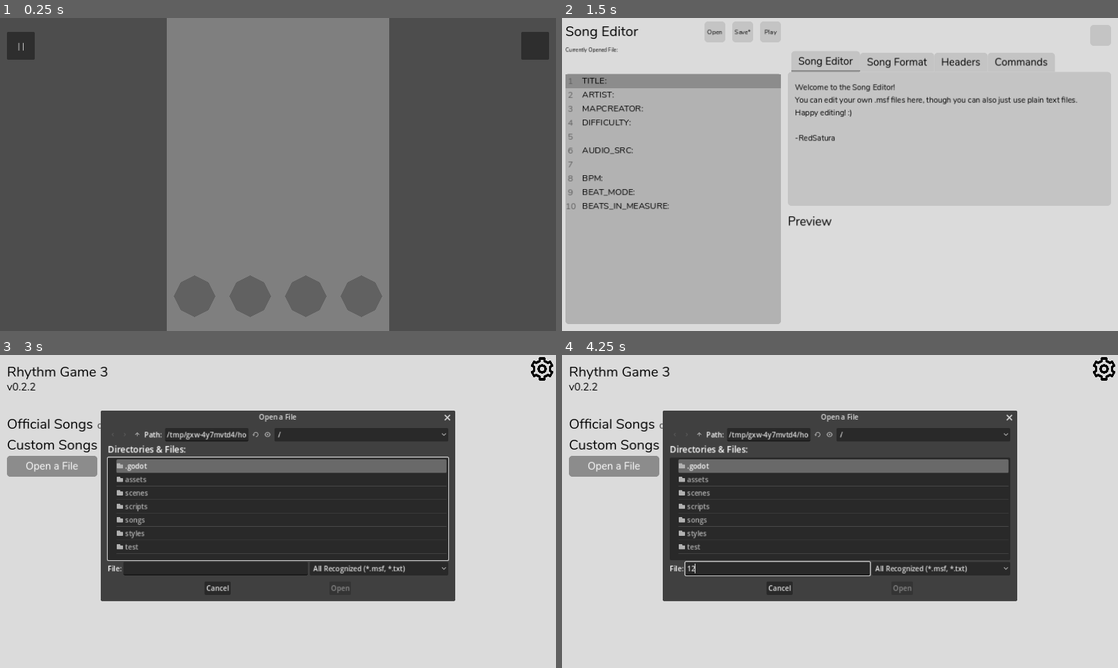
Above: before the commit, frames 1-4 (two rows, left to right).
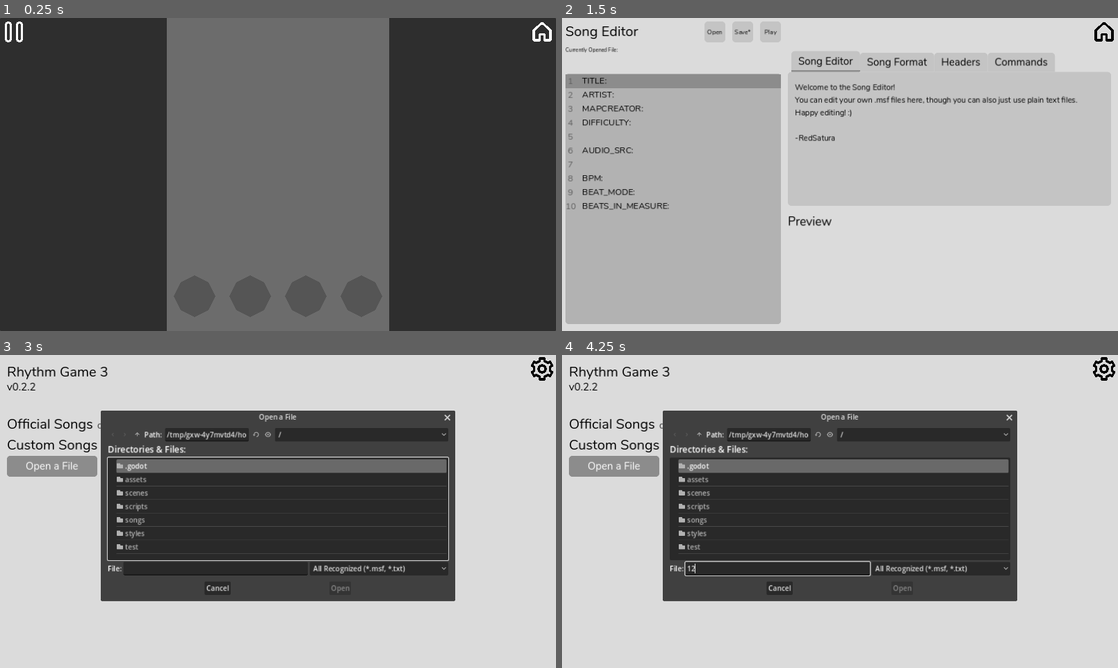
Above: after the commit, the same moments.

Repository: RedSatura/rhythm-game-3
Game: Godot game, scene res://scenes/stage/stage.tscn
The game is run twice, just before and just after one commit, with the same random seed, the same clock (stepped at 60 frames per second) and the same inputs. This scene is started directly instead of the project's main scene.
Inputs (mouse positions are in pixels of both pictures, inside the frame that each line leads up to; where the layout moved, square brackets give the same spot in the first picture):
- Up to frame 1 (0.25 s): no input
- Up to frame 2 (1.5 s): click (1106, 30) [1095, 46] at 0.5 s; click "Edit a Song" at 1.25 s
- Up to frame 3 (3 s): click (544, 367) [539, 373] at 2 s; click "Open a File" at 2.75 s
- Up to frame 4 (4.25 s): click (778, 567) at 3.52 s; type "12" at 3.6 s

The runs differ from the first frame. In frame 1, 59% of the frame differs, in the area x 0-100%, y 0-100%; in frame 2, 0.1%; in frame 3, less than 0.1%; in frame 4, less than 0.1%.

Commit message:
add home and pause icons, background for stage

Diff:
--- /dev/null
+++ b/assets/icons/house-bold-svgrepo-com.svg
@@ -0,0 +1,41 @@
+<?xml version="1.0" encoding="UTF-8" standalone="no"?>
+<!-- Uploaded to: SVG Repo, www.svgrepo.com, Generator: SVG Repo Mixer Tools -->
+
+<svg
+   fill="#000000"
+   width="800px"
+   height="800px"
+   viewBox="0 0 256 256"
+   id="Flat"
+   version="1.1"
+   sodipodi:docname="house-bold-svgrepo-com.svg"
+   inkscape:version="1.3.2 (091e20ef0f, 2023-11-25)"
+   xmlns:inkscape="http://www.inkscape.org/namespaces/inkscape"
+   xmlns:sodipodi="http://sodipodi.sourceforge.net/DTD/sodipodi-0.dtd"
+   xmlns="http://www.w3.org/2000/svg"
+   xmlns:svg="http://www.w3.org/2000/svg">
+  <defs
+     id="defs1" />
+  <sodipodi:namedview
+     id="namedview1"
+     pagecolor="#ffffff"
+     bordercolor="#000000"
+     borderopacity="0.25"
+     inkscape:showpageshadow="2"
+     inkscape:pageopacity="0.0"
+     inkscape:pagecheckerboard="0"
+     inkscape:deskcolor="#d1d1d1"
+     inkscape:zoom="1.00625"
+     inkscape:cx="400.49689"
+     inkscape:cy="400"
+     inkscape:window-width="1920"
+     inkscape:window-height="1008"
+     inkscape:window-x="0"
+     inkscape:window-y="0"
+     inkscape:window-maximized="1"
+     inkscape:current-layer="Flat" />
+  <path
+     d="M208,227.999h-.00195l-48.00684-.00634a20.02261,20.02261,0,0,1-19.99707-20v-44.001h-24v44.001a20.02282,20.02282,0,0,1-19.99805,20l-47.99316.00634A20.00016,20.00016,0,0,1,28,207.999V115.53857a20.03619,20.03619,0,0,1,6.54687-14.79882l79.99219-72.7334a19.92168,19.92168,0,0,1,26.90821-.002l80.00683,72.73584A20.046,20.046,0,0,1,228,115.53906v92.46a20.00016,20.00016,0,0,1-20,20Zm-44.00586-24.00586L204,203.99854V117.30811L127.99414,48.21,52,117.30811v86.69043l39.99414-.00538V159.9917a20.0226,20.0226,0,0,1,20-20h32a20.0226,20.0226,0,0,1,20,20Z"
+     id="path1"
+     style="fill:#ffffff;fill-opacity:1" />
+</svg>
--- /dev/null
+++ b/assets/icons/pause-svgrepo-com.svg
@@ -0,0 +1,61 @@
+<?xml version="1.0" encoding="UTF-8" standalone="no"?>
+<!-- Uploaded to: SVG Repo, www.svgrepo.com, Generator: SVG Repo Mixer Tools -->
+
+<svg
+   width="800px"
+   height="800px"
+   viewBox="0 0 24 24"
+   fill="none"
+   version="1.1"
+   id="svg2"
+   sodipodi:docname="pause-svgrepo-com.svg"
+   inkscape:version="1.3.2 (091e20ef0f, 2023-11-25)"
+   xmlns:inkscape="http://www.inkscape.org/namespaces/inkscape"
+   xmlns:sodipodi="http://sodipodi.sourceforge.net/DTD/sodipodi-0.dtd"
+   xmlns="http://www.w3.org/2000/svg"
+   xmlns:svg="http://www.w3.org/2000/svg">
+  <defs
+     id="defs2" />
+  <sodipodi:namedview
+     id="namedview2"
+     pagecolor="#ffffff"
+     bordercolor="#000000"
+     borderopacity="0.25"
+     inkscape:showpageshadow="2"
+     inkscape:pageopacity="0.0"
+     inkscape:pagecheckerboard="0"
+     inkscape:deskcolor="#d1d1d1"
+     inkscape:zoom="1.00625"
+     inkscape:cx="400.49689"
+     inkscape:cy="400"
+     inkscape:window-width="1920"
+     inkscape:window-height="1008"
+     inkscape:window-x="0"
+     inkscape:window-y="0"
+     inkscape:window-maximized="1"
+     inkscape:current-layer="svg2" />
+  <g
+     id="Media / Pause"
+     style="fill:none;fill-opacity:1;stroke:#ffffff;stroke-opacity:1">
+    <g
+       id="Vector"
+       style="fill:none;fill-opacity:1;stroke:#ffffff;stroke-opacity:1">
+      <path
+         d="M15 5.5V18.5C15 18.9647 15 19.197 15.0384 19.3902C15.1962 20.1836 15.816 20.8041 16.6094 20.9619C16.8026 21.0003 17.0349 21.0003 17.4996 21.0003C17.9642 21.0003 18.1974 21.0003 18.3906 20.9619C19.184 20.8041 19.8041 20.1836 19.9619 19.3902C20 19.1987 20 18.9687 20 18.5122V5.48777C20 5.03125 20 4.80087 19.9619 4.60938C19.8041 3.81599 19.1836 3.19624 18.3902 3.03843C18.197 3 17.9647 3 17.5 3C17.0353 3 16.8026 3 16.6094 3.03843C15.816 3.19624 15.1962 3.81599 15.0384 4.60938C15 4.80257 15 5.03534 15 5.5Z"
+         stroke="#000000"
+         stroke-width="2"
+         stroke-linecap="round"
+         stroke-linejoin="round"
+         id="path1"
+         style="fill:none;fill-opacity:1;stroke:#ffffff;stroke-opacity:1" />
+      <path
+         d="M4 5.5V18.5C4 18.9647 4 19.197 4.03843 19.3902C4.19624 20.1836 4.81599 20.8041 5.60938 20.9619C5.80257 21.0003 6.0349 21.0003 6.49956 21.0003C6.96421 21.0003 7.19743 21.0003 7.39062 20.9619C8.18401 20.8041 8.8041 20.1836 8.96191 19.3902C9 19.1987 9 18.9687 9 18.5122V5.48777C9 5.03125 9 4.80087 8.96191 4.60938C8.8041 3.81599 8.18356 3.19624 7.39018 3.03843C7.19698 3 6.96465 3 6.5 3C6.03535 3 5.80257 3 5.60938 3.03843C4.81599 3.19624 4.19624 3.81599 4.03843 4.60938C4 4.80257 4 5.03534 4 5.5Z"
+         stroke="#000000"
+         stroke-width="2"
+         stroke-linecap="round"
+         stroke-linejoin="round"
+         id="path2"
+         style="fill:none;fill-opacity:1;stroke:#ffffff;stroke-opacity:1" />
+    </g>
+  </g>
+</svg>
--- a/scenes/editor/song_editor.tscn
+++ b/scenes/editor/song_editor.tscn
@@ -1,9 +1,10 @@
-[gd_scene load_steps=7 format=3 uid="uid://cy0hcyuyxp8sr"]
+[gd_scene load_steps=8 format=3 uid="uid://cy0hcyuyxp8sr"]
 
 [ext_resource type="Script" path="res://scenes/editor/song_editor.gd" id="1_m8jub"]
 [ext_resource type="PackedScene" uid="uid://ieks0tgggfiu" path="res://scenes/song_manager/song_manager.tscn" id="2_cdhk3"]
 [ext_resource type="PackedScene" uid="uid://bltgltqli3hk0" path="res://scenes/song_validator/song_validator.tscn" id="3_28ch4"]
-[ext_resource type="Theme" uid="uid://8awncr10kw81" path="res://styles/dark_theme.tres" id="4_vuh32"]
+[ext_resource type="Theme" uid="uid://difwrn3vbn48p" path="res://styles/default_theme.tres" id="4_8og5i"]
+[ext_resource type="Texture2D" uid="uid://cbdrwyxdt2ook" path="res://assets/icons/house-bold-svgrepo-com.svg" id="5_xkohr"]
 
 [sub_resource type="InputEventAction" id="InputEventAction_yfhqm"]
 action = &"save"
@@ -26,7 +27,7 @@
 anchors_preset = 0
 offset_right = 40.0
 offset_bottom = 40.0
-theme = ExtResource("4_vuh32")
+theme = ExtResource("4_8og5i")
 
 [node name="Panel" type="Panel" parent="UI"]
 layout_mode = 0
@@ -286,9 +287,13 @@
 [node name="TitleScreen" type="Button" parent="UI"]
 layout_mode = 0
 offset_left = 1216.0
-offset_top = 16.0
-offset_right = 1264.0
+offset_right = 1280.0
 offset_bottom = 64.0
+toggle_mode = true
+icon = ExtResource("5_xkohr")
+flat = true
+icon_alignment = 1
+expand_icon = true
 
 [node name="Preview" type="Label" parent="UI"]
 layout_mode = 0
--- a/scenes/stage/stage.gd
+++ b/scenes/stage/stage.gd
@@ -1,7 +1,7 @@
 extends Node2D
 
 @onready var song_manager: Node = $SongManager
-@onready var note_feedback_label: Node = $CanvasLayer/UI/NoteFeedbackLabel
+@onready var note_feedback_label: Node = $UI/NoteFeedbackLabel
 
 @export var in_editor: bool = false
 
--- a/scenes/stage/stage.tscn
+++ b/scenes/stage/stage.tscn
@@ -1,7 +1,9 @@
-[gd_scene load_steps=14 format=3 uid="uid://brjf80vt8yjyu"]
+[gd_scene load_steps=16 format=3 uid="uid://brjf80vt8yjyu"]
 
 [ext_resource type="Script" path="res://scenes/stage/stage.gd" id="1_je8j5"]
 [ext_resource type="Script" path="res://test/beat_measure_label.gd" id="2_3ujy6"]
+[ext_resource type="Texture2D" uid="uid://cbdrwyxdt2ook" path="res://assets/icons/house-bold-svgrepo-com.svg" id="3_fb8qo"]
+[ext_resource type="Texture2D" uid="uid://cr543j8pmsdcb" path="res://assets/icons/pause-svgrepo-com.svg" id="4_hqsi5"]
 [ext_resource type="Script" path="res://scenes/stage/ui/song_duration_bar.gd" id="4_w0wif"]
 [ext_resource type="Script" path="res://scenes/stage/ui/results/results_handler.gd" id="5_blj8g"]
 [ext_resource type="PackedScene" uid="uid://ieks0tgggfiu" path="res://scenes/song_manager/song_manager.tscn" id="6_0b2l7"]
@@ -30,32 +32,38 @@
 process_mode = 3
 script = ExtResource("1_je8j5")
 
-[node name="CanvasLayer" type="CanvasLayer" parent="."]
-
-[node name="UI" type="Control" parent="CanvasLayer"]
+[node name="UI" type="Control" parent="."]
 layout_mode = 3
 anchors_preset = 0
 offset_right = 40.0
 offset_bottom = 40.0
 
-[node name="Button" type="Button" parent="CanvasLayer/UI"]
+[node name="Background" type="Panel" parent="UI"]
+layout_mode = 0
+offset_right = 1280.0
+offset_bottom = 720.0
+theme_type_variation = &"StageBackground"
+
+[node name="Button" type="Button" parent="UI"]
 process_mode = 3
 layout_mode = 0
-offset_left = 1200.0
-offset_top = 32.0
-offset_right = 1264.0
-offset_bottom = 96.0
-
-[node name="PauseButton" type="Button" parent="CanvasLayer/UI"]
+offset_left = 1216.0
+offset_right = 1280.0
+offset_bottom = 64.0
+icon = ExtResource("3_fb8qo")
+flat = true
+expand_icon = true
+
+[node name="PauseButton" type="Button" parent="UI"]
 process_mode = 3
 layout_mode = 0
-offset_left = 16.0
-offset_top = 32.0
-offset_right = 80.0
-offset_bottom = 96.0
-text = "||"
-
-[node name="NoteFeedbackLabel" type="Label" parent="CanvasLayer/UI"]
+offset_right = 64.0
+offset_bottom = 64.0
+icon = ExtResource("4_hqsi5")
+flat = true
+expand_icon = true
+
+[node name="NoteFeedbackLabel" type="Label" parent="UI"]
 visible = false
 layout_mode = 0
 offset_left = 448.0
@@ -67,11 +75,11 @@
 vertical_alignment = 1
 script = ExtResource("6_26smg")
 
-[node name="VisibilityTimer" type="Timer" parent="CanvasLayer/UI/NoteFeedbackLabel"]
+[node name="VisibilityTimer" type="Timer" parent="UI/NoteFeedbackLabel"]
 wait_time = 1.5
 one_shot = true
 
-[node name="BeatMeasureLabel" type="Label" parent="CanvasLayer/UI"]
+[node name="BeatMeasureLabel" type="Label" parent="UI"]
 visible = false
 layout_mode = 0
 offset_left = 272.0
@@ -82,7 +90,7 @@
 Measures Occured: 0"
 script = ExtResource("2_3ujy6")
 
-[node name="SongDurationBar" type="ProgressBar" parent="CanvasLayer/UI"]
+[node name="SongDurationBar" type="ProgressBar" parent="UI"]
 visible = false
 layout_mode = 0
 offset_right = 1280.0
@@ -90,7 +98,7 @@
 show_percentage = false
 script = ExtResource("4_w0wif")
 
-[node name="TimeElapsedLabel" type="Label" parent="CanvasLayer/UI"]
+[node name="TimeElapsedLabel" type="Label" parent="UI"]
 visible = false
 layout_mode = 0
 offset_left = 464.0
@@ -100,8 +108,7 @@
 text = "TIme Elapsed: 0"
 script = ExtResource("6_ik5x7")
 
-[node name="Results" type="Control" parent="CanvasLayer/UI"]
-visible = false
+[node name="Results" type="Control" parent="UI"]
 layout_mode = 3
 anchors_preset = 0
 offset_left = 352.0
@@ -110,7 +117,7 @@
 offset_bottom = 640.0
 script = ExtResource("5_blj8g")
 
-[node name="Results" type="Label" parent="CanvasLayer/UI/Results"]
+[node name="Results" type="Label" parent="UI/Results"]
 layout_mode = 0
 offset_left = 64.0
 offset_top = 64.0
@@ -119,7 +126,7 @@
 text = "Results"
 label_settings = SubResource("LabelSettings_jgl2l")
 
-[node name="Perfect" type="Label" parent="CanvasLayer/UI/Results"]
+[node name="Perfect" type="Label" parent="UI/Results"]
 layout_mode = 0
 offset_left = 64.0
 offset_top = 128.0
@@ -129,7 +136,7 @@
 label_settings = SubResource("LabelSettings_02gkq")
 vertical_alignment = 1
 
-[node name="PerfectResult" type="Label" parent="CanvasLayer/UI/Results/Perfect"]
+[node name="PerfectResult" type="Label" parent="UI/Results/Perfect"]
 layout_mode = 0
 offset_left = 256.0
 offset_right = 384.0
@@ -139,7 +146,7 @@
 horizontal_alignment = 2
 vertical_alignment = 1
 
-[node name="Good" type="Label" parent="CanvasLayer/UI/Results"]
+[node name="Good" type="Label" parent="UI/Results"]
 layout_mode = 0
 offset_left = 64.0
 offset_top = 192.0
@@ -149,7 +156,7 @@
 label_settings = SubResource("LabelSettings_02gkq")
 vertical_alignment = 1
 
-[node name="GoodResult" type="Label" parent="CanvasLayer/UI/Results/Good"]
+[node name="GoodResult" type="Label" parent="UI/Results/Good"]
 layout_mode = 0
 offset_left = 256.0
 offset_right = 384.0
@@ -159,7 +166,7 @@
 horizontal_alignment = 2
 vertical_alignment = 1
 
-[node name="Miss" type="Label" parent="CanvasLayer/UI/Results"]
+[node name="Miss" type="Label" parent="UI/Results"]
 layout_mode = 0
 offset_left = 64.0
 offset_top = 256.0
@@ -169,7 +176,7 @@
 label_settings = SubResource("LabelSettings_02gkq")
 vertical_alignment = 1
 
-[node name="MissResult" type="Label" parent="CanvasLayer/UI/Results/Miss"]
+[node name="MissResult" type="Label" parent="UI/Results/Miss"]
 layout_mode = 0
 offset_left = 256.0
 offset_right = 384.0
@@ -179,7 +186,7 @@
 horizontal_alignment = 2
 vertical_alignment = 1
 
-[node name="HitRate" type="Label" parent="CanvasLayer/UI/Results"]
+[node name="HitRate" type="Label" parent="UI/Results"]
 layout_mode = 0
 offset_left = 64.0
 offset_top = 384.0
@@ -189,7 +196,7 @@
 label_settings = SubResource("LabelSettings_02gkq")
 vertical_alignment = 1
 
-[node name="HitRatePercentResult" type="Label" parent="CanvasLayer/UI/Results/HitRate"]
+[node name="HitRatePercentResult" type="Label" parent="UI/Results/HitRate"]
 layout_mode = 0
 offset_left = 224.0
 offset_right = 384.0
@@ -198,7 +205,7 @@
 horizontal_alignment = 2
 vertical_alignment = 1
 
-[node name="HitRateIntegerResult" type="Label" parent="CanvasLayer/UI/Results/HitRate"]
+[node name="HitRateIntegerResult" type="Label" parent="UI/Results/HitRate"]
 layout_mode = 0
 offset_left = 256.0
 offset_top = 47.0
@@ -208,15 +215,15 @@
 horizontal_alignment = 2
 vertical_alignment = 1
 
-[node name="VisibilityTimer" type="Timer" parent="CanvasLayer/UI/Results"]
+[node name="VisibilityTimer" type="Timer" parent="UI/Results"]
 wait_time = 3.0
 one_shot = true
 
-[node name="SongManager" parent="." instance=ExtResource("6_0b2l7")]
+[node name="SongManager" parent="UI" instance=ExtResource("6_0b2l7")]
 position = Vector2(384, 0)
 in_editor = false
 
-[connection signal="pressed" from="CanvasLayer/UI/Button" to="." method="_on_button_pressed"]
-[connection signal="pressed" from="CanvasLayer/UI/PauseButton" to="." method="_on_pause_button_pressed"]
-[connection signal="timeout" from="CanvasLayer/UI/NoteFeedbackLabel/VisibilityTimer" to="CanvasLayer/UI/NoteFeedbackLabel" method="_on_visibility_timer_timeout"]
-[connection signal="timeout" from="CanvasLayer/UI/Results/VisibilityTimer" to="CanvasLayer/UI/Results" method="_on_visiblity_timer_timeout"]
+[connection signal="pressed" from="UI/Button" to="." method="_on_button_pressed"]
+[connection signal="pressed" from="UI/PauseButton" to="." method="_on_pause_button_pressed"]
+[connection signal="timeout" from="UI/NoteFeedbackLabel/VisibilityTimer" to="UI/NoteFeedbackLabel" method="_on_visibility_timer_timeout"]
+[connection signal="timeout" from="UI/Results/VisibilityTimer" to="UI/Results" method="_on_visiblity_timer_timeout"]
--- a/scenes/title/title_screen.tscn
+++ b/scenes/title/title_screen.tscn
@@ -1,10 +1,9 @@
-[gd_scene load_steps=9 format=3 uid="uid://d4glp02ecl6x5"]
+[gd_scene load_steps=8 format=3 uid="uid://d4glp02ecl6x5"]
 
 [ext_resource type="Script" path="res://scenes/title/song_file_picker.gd" id="1_b3hli"]
 [ext_resource type="Script" path="res://scenes/title/title_screen.gd" id="1_kubb5"]
 [ext_resource type="Theme" uid="uid://difwrn3vbn48p" path="res://styles/default_theme.tres" id="2_lpb5x"]
 [ext_resource type="PackedScene" uid="uid://bltgltqli3hk0" path="res://scenes/song_validator/song_validator.tscn" id="3_283yi"]
-[ext_resource type="Theme" uid="uid://8awncr10kw81" path="res://styles/dark_theme.tres" id="4_ltbla"]
 [ext_resource type="PackedScene" uid="uid://cin78nuhqwsys" path="res://scenes/title/ui/options/options_button/options_button.tscn" id="5_g1xjh"]
 [ext_resource type="PackedScene" uid="uid://c126fvxjjjxl7" path="res://scenes/title/ui/options/options/options.tscn" id="6_tu506"]
 
@@ -32,7 +31,7 @@
 anchors_preset = 0
 offset_right = 40.0
 offset_bottom = 40.0
-theme = ExtResource("4_ltbla")
+theme = ExtResource("2_lpb5x")
 
 [node name="Panel" type="Panel" parent="UI"]
 layout_mode = 0
--- a/scenes/title/ui/options/options/options.tscn
+++ b/scenes/title/ui/options/options/options.tscn
@@ -36,6 +36,7 @@
 text = "Dark Mode"
 
 [node name="Sound" type="Label" parent="."]
+visible = false
 layout_mode = 0
 offset_left = 15.9536
 offset_top = 335.0
--- a/scenes/title/ui/options/options_button/options_button.tscn
+++ b/scenes/title/ui/options/options_button/options_button.tscn
@@ -14,7 +14,6 @@
 [sub_resource type="StyleBoxEmpty" id="StyleBoxEmpty_fd2sv"]
 
 [node name="OptionsButton" type="Button"]
-z_as_relative = false
 offset_right = 64.0
 offset_bottom = 64.0
 pivot_offset = Vector2(32, 32)
--- a/scenes/ui/message_display/message_display.tscn
+++ b/scenes/ui/message_display/message_display.tscn
@@ -1,14 +1,12 @@
-[gd_scene load_steps=4 format=3 uid="uid://cy85e4p5x5mih"]
+[gd_scene load_steps=3 format=3 uid="uid://cy85e4p5x5mih"]
 
 [ext_resource type="Script" path="res://scenes/ui/message_display/message_display.gd" id="1_j1xp5"]
-[ext_resource type="Theme" uid="uid://difwrn3vbn48p" path="res://styles/default_theme.tres" id="1_p0pwj"]
 [ext_resource type="Texture2D" uid="uid://ccsbubttjrcs8" path="res://assets/icons/close-bold-svgrepo-com.svg" id="3_i7tex"]
 
 [node name="MessageDisplay" type="Panel"]
 custom_minimum_size = Vector2(240, 64)
 offset_right = 240.0
 offset_bottom = 64.0
-theme = ExtResource("1_p0pwj")
 theme_type_variation = &"MessageDisplay"
 script = ExtResource("1_j1xp5")
 
--- a/styles/dark_theme.tres
+++ b/styles/dark_theme.tres
@@ -94,7 +94,37 @@
 corner_radius_bottom_right = 8
 corner_radius_bottom_left = 8
 
+[sub_resource type="StyleBoxFlat" id="StyleBoxFlat_q21vs"]
+resource_local_to_scene = true
+bg_color = Color(0.21, 0.21, 0.21, 1)
+border_color = Color(0.8, 0.321569, 0.321569, 1)
+corner_radius_top_left = 8
+corner_radius_bottom_left = 8
+
+[sub_resource type="StyleBoxFlat" id="StyleBoxFlat_kk3ba"]
+bg_color = Color(0.21, 0.21, 0.21, 1)
+corner_radius_top_right = 8
+corner_radius_bottom_right = 8
+
+[sub_resource type="StyleBoxFlat" id="StyleBoxFlat_g4cjo"]
+bg_color = Color(0.21, 0.21, 0.21, 1)
+corner_radius_top_right = 8
+corner_radius_bottom_right = 8
+
+[sub_resource type="StyleBoxFlat" id="StyleBoxFlat_e5xvo"]
+bg_color = Color(0.360784, 0.360784, 0.360784, 1)
+corner_radius_top_right = 8
+corner_radius_bottom_right = 8
+
+[sub_resource type="StyleBoxFlat" id="StyleBoxFlat_jqp0n"]
+bg_color = Color(0.21, 0.21, 0.21, 1)
+corner_radius_top_right = 8
+corner_radius_bottom_right = 8
+
 [sub_resource type="StyleBoxFlat" id="StyleBoxFlat_w7nge"]
+bg_color = Color(0.09, 0.09, 0.09, 1)
+
+[sub_resource type="StyleBoxFlat" id="StyleBoxFlat_n7wvm"]
 bg_color = Color(0.09, 0.09, 0.09, 1)
 
 [sub_resource type="StyleBoxFlat" id="StyleBoxFlat_i103v"]
@@ -181,7 +211,21 @@
 Label/colors/font_color = Color(1, 1, 1, 1)
 Label/fonts/font = ExtResource("1_17m2y")
 LineEdit/font_sizes/font_size = 14
+MessageDisplay/base_type = &"Panel"
+MessageDisplay/styles/panel = SubResource("StyleBoxFlat_q21vs")
+MessageDisplayButton/base_type = &"Button"
+MessageDisplayButton/colors/icon_focus_color = Color(0.54902, 0.54902, 0.54902, 1)
+MessageDisplayButton/colors/icon_hover_color = Color(0.54902, 0.54902, 0.54902, 1)
+MessageDisplayButton/colors/icon_hover_pressed_color = Color(0.54902, 0.54902, 0.54902, 1)
+MessageDisplayButton/colors/icon_normal_color = Color(0.54902, 0.54902, 0.54902, 1)
+MessageDisplayButton/colors/icon_pressed_color = Color(0.360784, 0.360784, 0.360784, 1)
+MessageDisplayButton/styles/focus = SubResource("StyleBoxFlat_kk3ba")
+MessageDisplayButton/styles/hover = SubResource("StyleBoxFlat_g4cjo")
+MessageDisplayButton/styles/normal = SubResource("StyleBoxFlat_e5xvo")
+MessageDisplayButton/styles/pressed = SubResource("StyleBoxFlat_jqp0n")
 Panel/styles/panel = SubResource("StyleBoxFlat_w7nge")
+StageBackground/base_type = &"Panel"
+StageBackground/styles/panel = SubResource("StyleBoxFlat_n7wvm")
 TabBar/colors/font_selected_color = Color(0, 0, 0, 1)
 TabContainer/colors/font_hovered_color = Color(1, 1, 1, 1)
 TabContainer/colors/font_selected_color = Color(1, 1, 1, 1)
--- a/styles/default_theme.tres
+++ b/styles/default_theme.tres
@@ -131,6 +131,9 @@
 [sub_resource type="StyleBoxFlat" id="StyleBoxFlat_161ae"]
 bg_color = Color(0.360784, 0.360784, 0.360784, 1)
 corner_radius_bottom_left = 4
+
+[sub_resource type="StyleBoxFlat" id="StyleBoxFlat_hvyis"]
+bg_color = Color(0.360784, 0.360784, 0.360784, 1)
 
 [sub_resource type="StyleBoxFlat" id="StyleBoxFlat_i103v"]
 bg_color = Color(0.77, 0.77, 0.77, 1)
@@ -231,6 +234,8 @@
 Panel/styles/panel = SubResource("StyleBoxFlat_w7nge")
 ProgressBar/styles/background = SubResource("StyleBoxFlat_2mgn8")
 ProgressBar/styles/fill = SubResource("StyleBoxFlat_161ae")
+StageBackground/base_type = &"Panel"
+StageBackground/styles/panel = SubResource("StyleBoxFlat_hvyis")
 TabBar/colors/font_selected_color = Color(0, 0, 0, 1)
 TabContainer/colors/font_hovered_color = Color(0, 0, 0, 1)
 TabContainer/colors/font_selected_color = Color(0, 0, 0, 1)
Not shown, added: assets/icons/house-bold-svgrepo-com.svg.import
Not shown, added: assets/icons/house-svgrepo-com.svg.import
Not shown, added: assets/icons/pause-svgrepo-com.svg.import
Not shown: 1 places in styles/dark_theme.tres that only renumber resources
Not shown: 1 places in styles/default_theme.tres that only renumber resources
